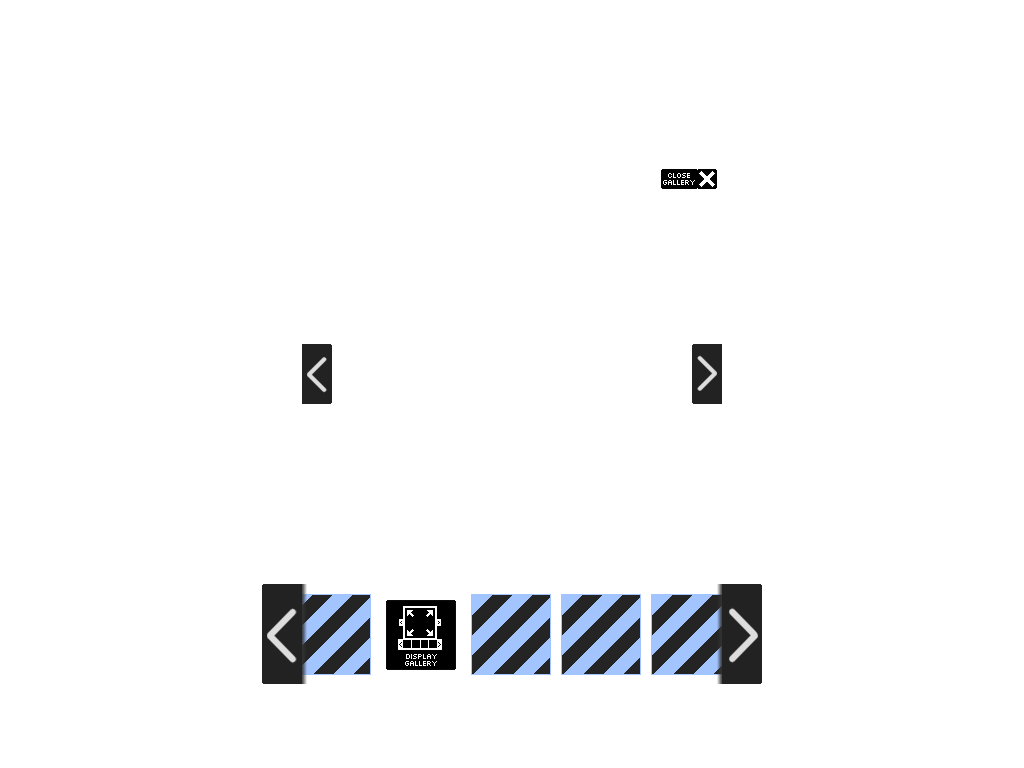
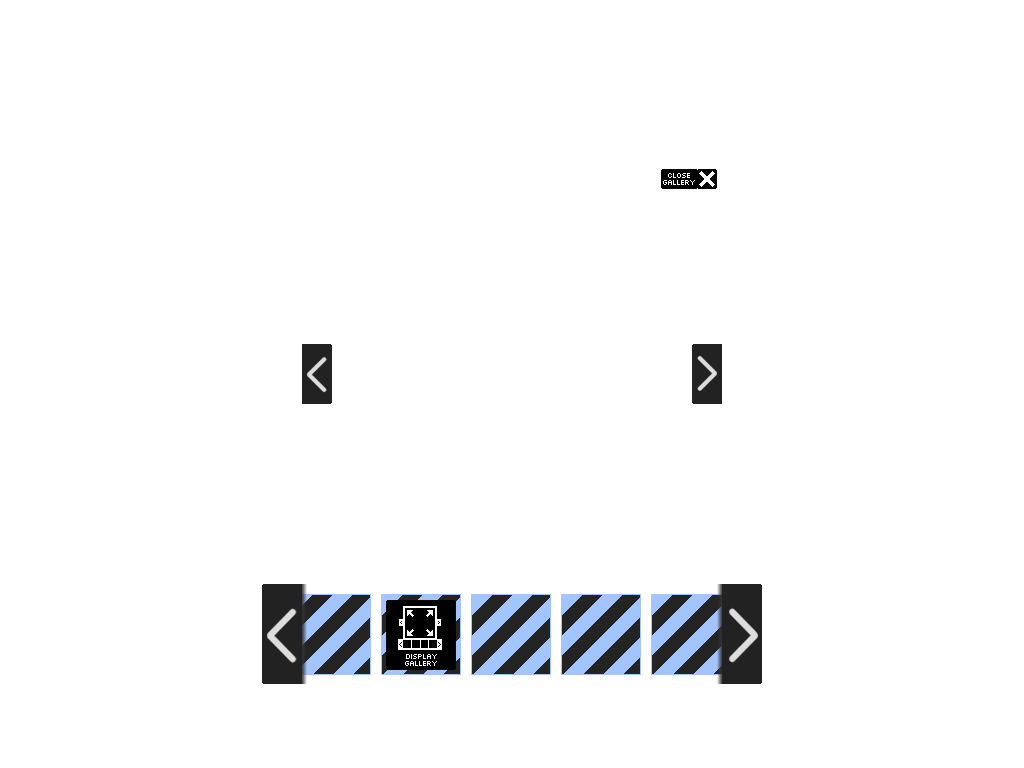
Before/after of a 1024 x 768 layered artwork. What changed in the layer stack:
showed "thumb-02" over [381,594,461,675]
